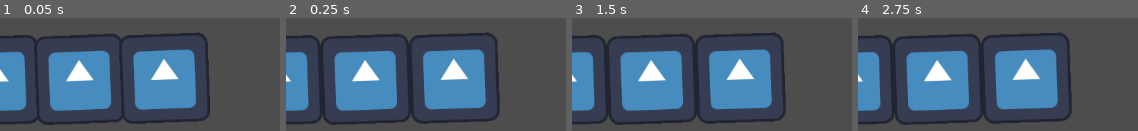
Above: before the commit, frames 1-4 (left to right).
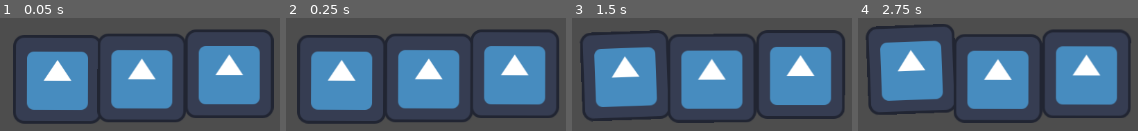
Above: after the commit, the same moments.

Repository: felicaamiko/capstone-p3
Game: Godot game, scene res://node_2d.tscn
The game is run twice, just before and just after one commit, with the same random seed, the same clock (stepped at 60 frames per second) and the same inputs. The engine's default icon, where the game draws it, is replaced by a stand-in: a white triangle on a blue panel in a dark square.
Inputs (mouse positions are in pixels of both pictures, inside the frame that each line leads up to):
- Up to frame 1 (0.05 s): no input
- Up to frame 2 (0.25 s): no input
- Up to frame 3 (1.5 s): move the mouse to (650, 79) at 0.52 s; press the mouse at (650, 79) at 0.53 s; move the mouse to (740, 77) at 1.27 s; release the mouse at (740, 77) at 1.28 s; click (740, 77) at 1.35 s
- Up to frame 4 (2.75 s): move the mouse to (outside the picture) at 2.02 s; press the mouse at (outside the picture) at 2.03 s

The runs differ from the first frame. In frame 1, 43% of the frame differs, in the area x 0-98%, y 10-95%; in frame 2, 43%; in frame 3, 47%; in frame 4, 48%, in the area x 0-98%, y 5-95%.

Commit message:
checkpoint

Diff:
--- a/global.gd
+++ b/global.gd
@@ -1,6 +1,6 @@
 extends Node
 
-var selected
+var selected = ""
 
 
 # Called when the node enters the scene tree for the first time.
--- a/node_2d.tscn
+++ b/node_2d.tscn
@@ -1,11 +1,42 @@
-[gd_scene load_steps=2 format=3 uid="uid://brlq2yd7j0sou"]
+[gd_scene load_steps=4 format=3 uid="uid://brlq2yd7j0sou"]
 
 [ext_resource type="PackedScene" uid="uid://6vr2x84steb3" path="res://rigid_body_2d.tscn" id="1_5gpua"]
+
+[sub_resource type="RectangleShape2D" id="RectangleShape2D_jsjib"]
+size = Vector2(375.5, 694)
+
+[sub_resource type="RectangleShape2D" id="RectangleShape2D_1ekxm"]
+size = Vector2(1360.75, 393)
 
 [node name="Node2D" type="Node2D"]
 
 [node name="RigidBody2D" parent="." instance=ExtResource("1_5gpua")]
+linear_damp = -1.0
 
 [node name="RigidBody2D2" parent="." instance=ExtResource("1_5gpua")]
+position = Vector2(253, 88)
 
 [node name="RigidBody2D3" parent="." instance=ExtResource("1_5gpua")]
+position = Vector2(354, 82)
+
+[node name="StaticBody2D" type="StaticBody2D" parent="."]
+
+[node name="CollisionShape2D" type="CollisionShape2D" parent="StaticBody2D"]
+position = Vector2(-171, 312)
+shape = SubResource("RectangleShape2D_jsjib")
+
+[node name="CollisionShape2D3" type="CollisionShape2D" parent="StaticBody2D"]
+position = Vector2(1315, 312)
+shape = SubResource("RectangleShape2D_jsjib")
+
+[node name="CollisionShape2D5" type="CollisionShape2D" parent="StaticBody2D"]
+position = Vector2(581, -12)
+shape = SubResource("RectangleShape2D_jsjib")
+
+[node name="CollisionShape2D2" type="CollisionShape2D" parent="StaticBody2D"]
+position = Vector2(637, -188)
+shape = SubResource("RectangleShape2D_1ekxm")
+
+[node name="CollisionShape2D4" type="CollisionShape2D" parent="StaticBody2D"]
+position = Vector2(619, 822)
+shape = SubResource("RectangleShape2D_1ekxm")
--- a/rigid_body_2d.gd
+++ b/rigid_body_2d.gd
@@ -9,7 +9,7 @@
 var mousepos = Vector2(0,0)
 var tovector = Vector2(0,0)
 
-var sensitivity = 5 #max is 10
+var sensitivity = 1 #max is 10
 
 func _ready():
 	pass
@@ -20,11 +20,12 @@
 	tovector = mousepos - position
 	if (Input.is_action_pressed("click")):#held down first frame
 		if (firstframe and hovered):
-			Global.selected = true
+			selected = true
 			firstframe = false
 		if (selected):
 			apply_force((tovector * sensitivity)-linear_velocity, Vector2(0,0))
-			print_debug(tovector-linear_velocity)
+			#print_debug(name)
+			#print_debug(tovector-linear_velocity)
 	else:
 		firstframe = true
 		selected = false
